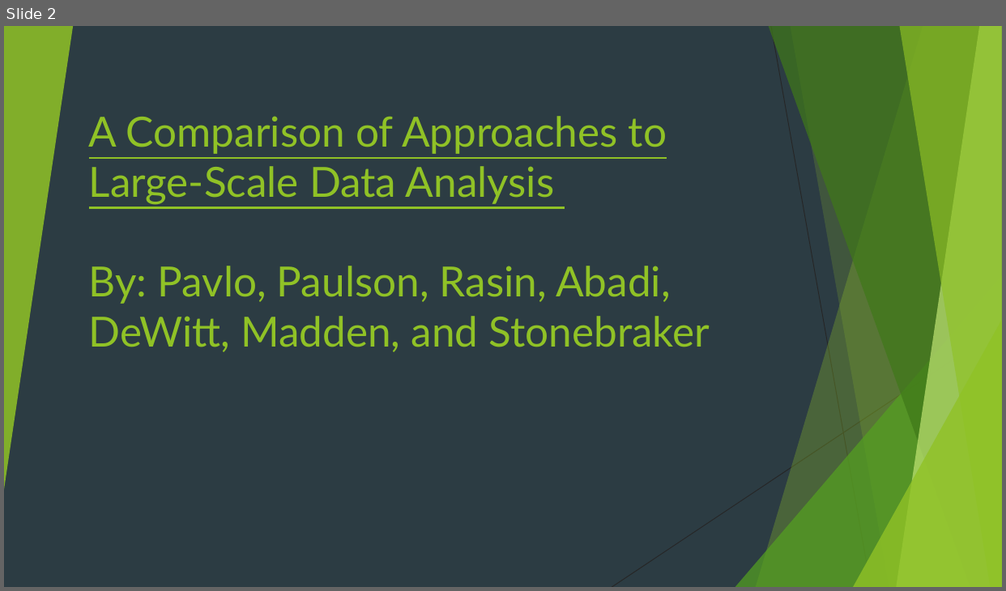
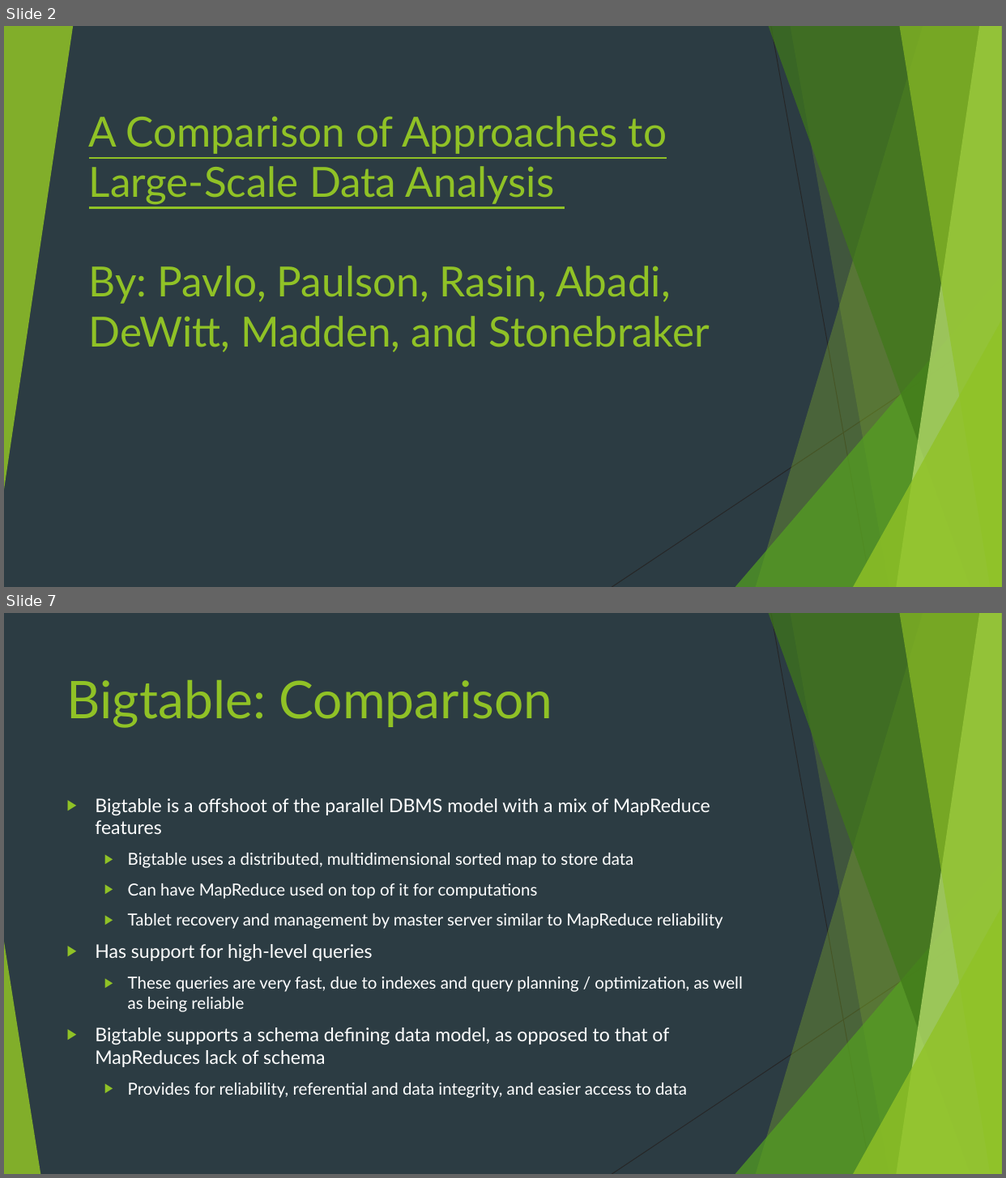
Before and after one commit to AndrewBaran/Database-Management, a slide deck: Big Data/Bigtable Presentation.pptx. Shown one above the other, each under a label of ours: slide 2 before the commit, slides 2 and 7 after it; the slides between them are not shown. The pictures are 1006x591 and 1006x1178 pixels, drawn with LibreOffice and Linux fonts; fonts in the diff are those of the drawing. Boxes give left, top, right and bottom in pixels: in the first picture for what was removed or moved away, otherwise in the second. Text is boxed around its words. In the diff, an @@ line names an element or a change of style, - is before the commit and + after.

```diff
--- a/Big Data/Bigtable Presentation.pptx
+++ b/Big Data/Bigtable Presentation.pptx
@@ slide 7 added at [4, 613, 1002, 1174], background #2C3C43; not listed: 9 template elements that a slide beside it also shows @@
@@ title added at [67, 680, 553, 728], 50 pt, text #90C226 @@
+Bigtable: Comparison
@@ text added at [95, 798, 742, 1098], 16 pt, text #FFFFFF @@
+▶ Bigtable is a offshoot of the parallel DBMS model with a mix of MapReduce features
+  ▶ Bigtable uses a distributed, multidimensional sorted map to store data
+  ▶ Can have MapReduce used on top of it for computations
+  ▶ Tablet recovery and management by master server similar to MapReduce reliability
+▶ Has support for high-level queries
+  ▶ These queries are very fast, due to indexes and query planning / optimization, as well as being reliable
+▶ Bigtable supports a schema defining data model, as opposed to that of MapReduces lack of schema
+  ▶ Provides for reliability, referential and data integrity, and easier access to data
@@ triangle added at [4, 942, 40, 1174], fill #90C226 at 85% opacity @@
```
Also in this commit, not shown: 3 slides changed, 3 other slides added, 1 other file.
